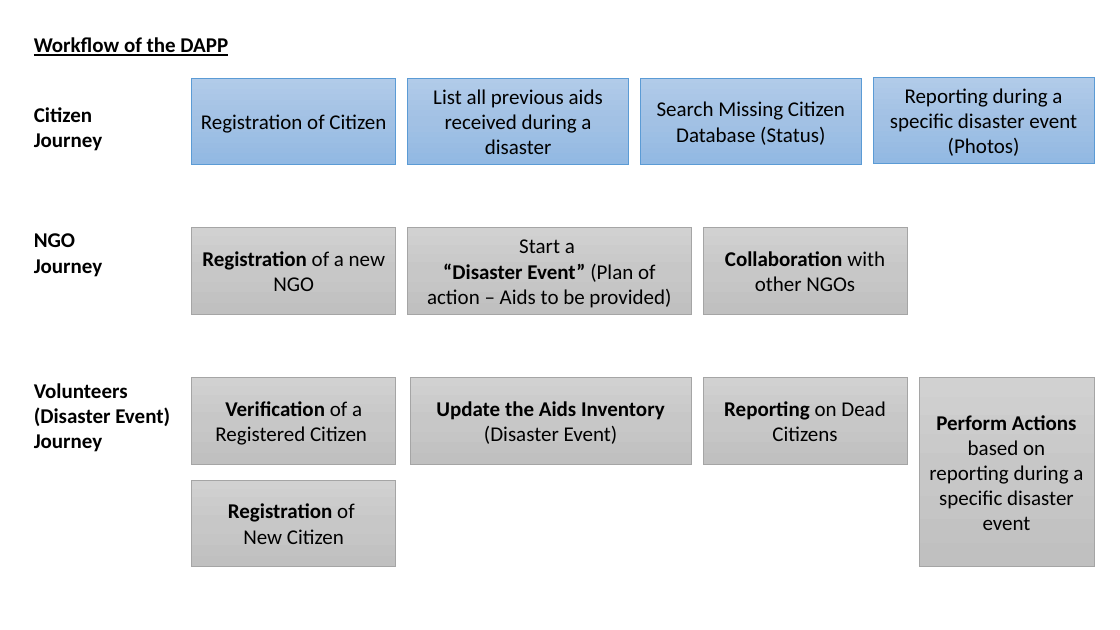
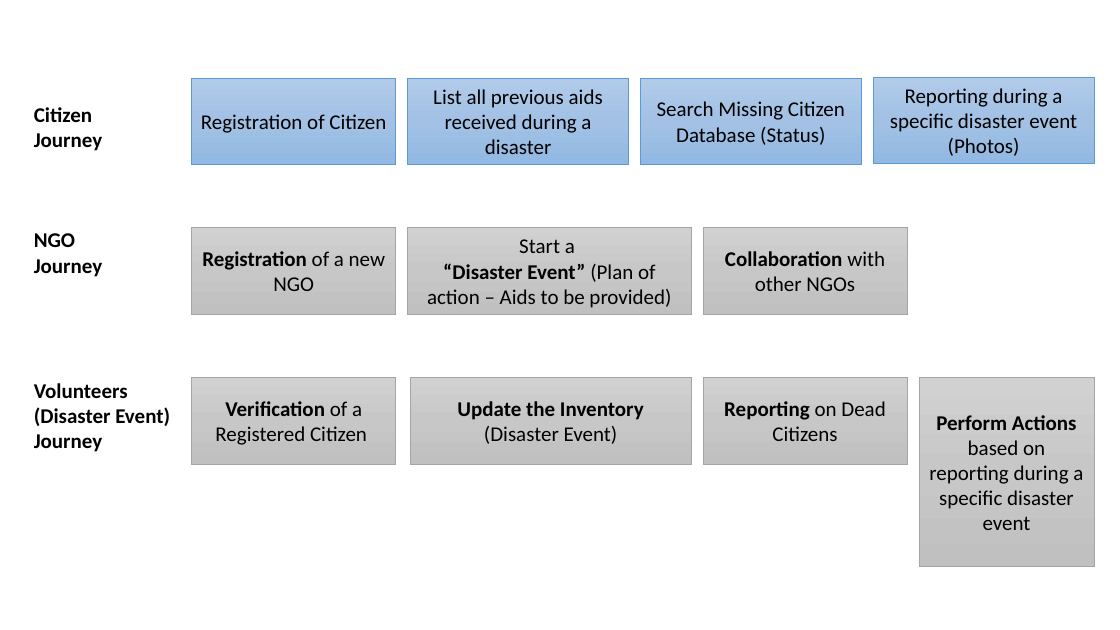
Before and after one commit to serganus/ReliefChain-smartcontracts, a slide deck: slide 1 of docs/Workflow.pptx. Drawn at 1120x630 pixels with LibreOffice and Linux fonts; fonts in the diff are those of the drawing. Boxes give left, top, right and bottom in pixels: in the first picture for what was removed or moved away, otherwise in the second. Text is boxed around its words. In the diff, an @@ line names an element or a change of style, - is before the commit and + after.

```diff
--- a/docs/Workflow.pptx
+++ b/docs/Workflow.pptx
@@ text removed at bbox=[34, 37, 228, 56] @@
-Workflow of the DAPP
@@ text in rectangle at bbox=[457, 401, 644, 444]: text changed @@
-Update the Aids Inventory (Disaster Event)
+Update the Inventory (Disaster Event)
@@ rectangle removed at bbox=[192, 480, 396, 566] @@
-Registration of
-New Citizen
```
Also in this commit, not shown: 1 other slide changed, 1 slide removed, 6 other files.
